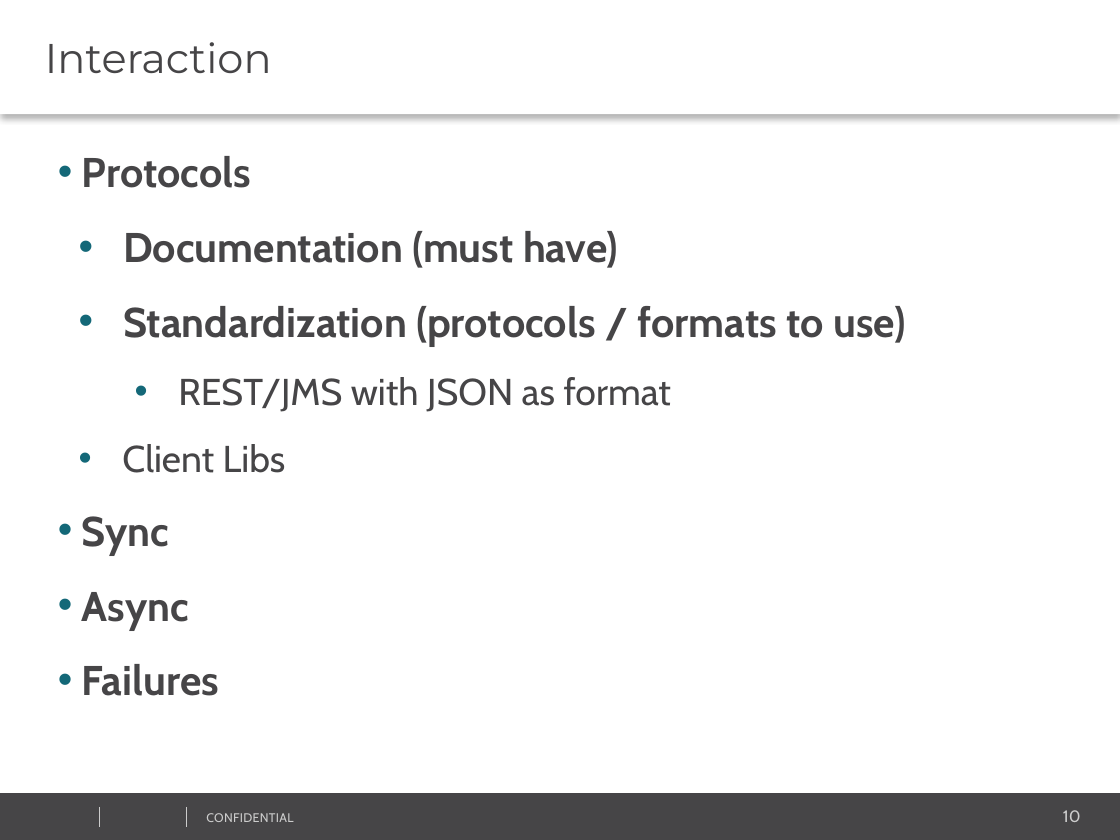
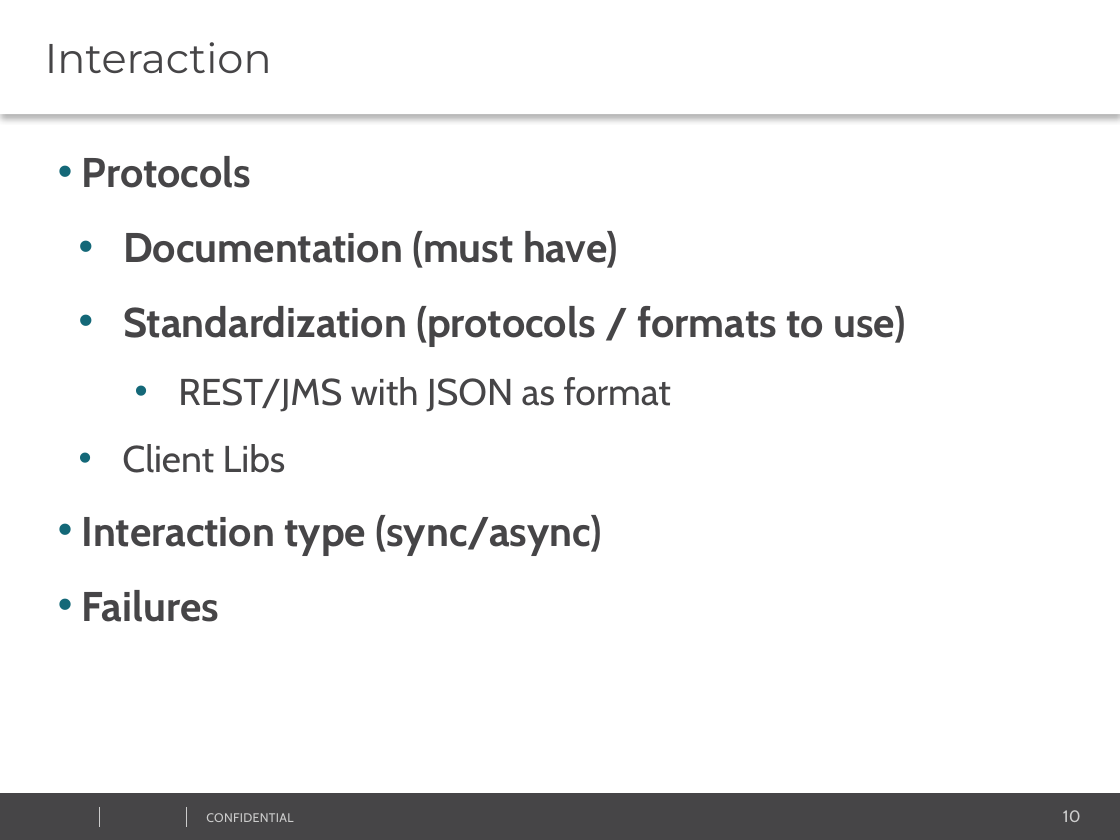
Before and after one commit to vitali-kviatkouski/personal, a slide deck: slide 10 of MicroservicesITWeek2017.pptx. Drawn at 1120x840 pixels with LibreOffice and Linux fonts; fonts in the diff are those of the drawing; background and template pictures are left out. Boxes give left, top, right and bottom in pixels: in the first picture for what was removed or moved away, otherwise in the second. Text is boxed around its words. In the diff, an @@ line names an element or a change of style, - is before the commit and + after.

```diff
--- a/MicroservicesITWeek2017.pptx
+++ b/MicroservicesITWeek2017.pptx
@@ text at [82,515,603,555]: text changed @@
-• Sync
-• Async
+• Interaction type (sync/async)
```
Also in this commit, not shown: 11 other slides changed.
